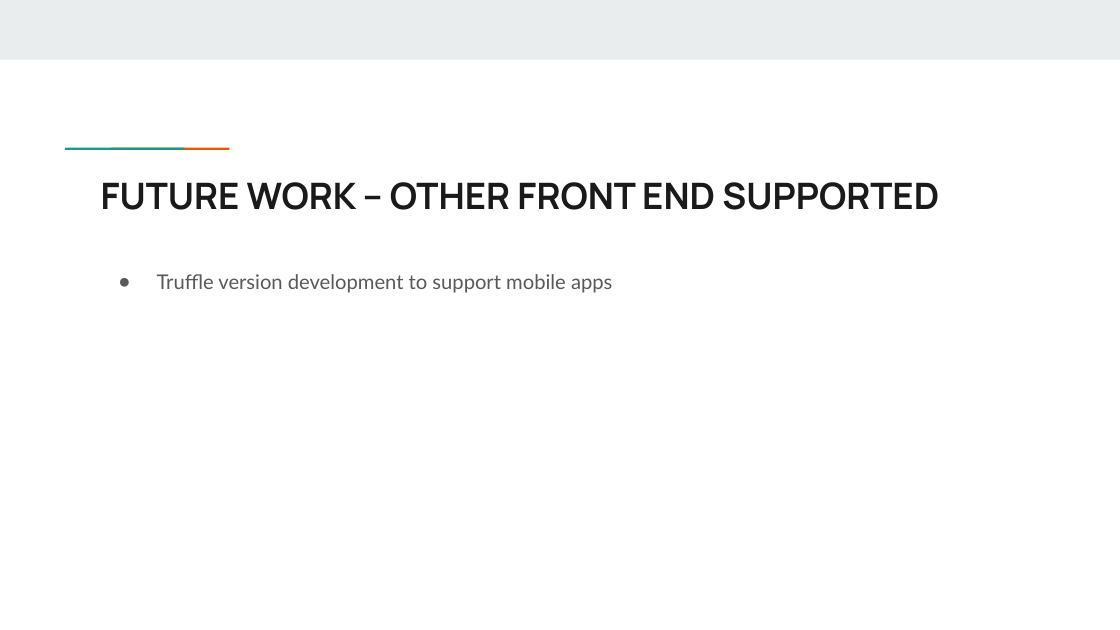
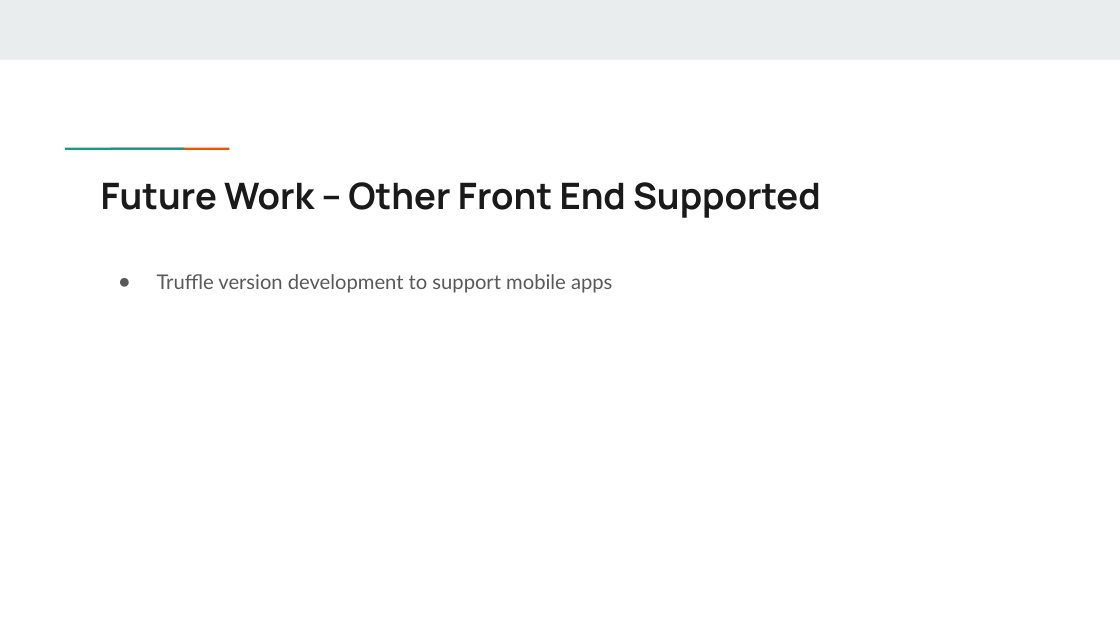
Before and after one commit to muhasenulhaque/Project-3-Group-1, a slide deck: slide 20 of Presentation on Decentralized Exchange.pptx. Drawn at 1120x630 pixels with LibreOffice and Linux fonts; fonts in the diff are those of the drawing. Boxes give left, top, right and bottom in pixels: in the first picture for what was removed or moved away, otherwise in the second. Text is boxed around its words. In the diff, an @@ line names an element or a change of style, - is before the commit and + after.

```diff
--- a/Presentation on Decentralized Exchange.pptx
+++ b/Presentation on Decentralized Exchange.pptx
@@ title at (x1=101, y1=182, x2=821, y2=218): text changed @@
-FUTURE WORK – OTHER FRONT END SUPPORTED
+Future Work – Other Front End Supported
```
Also in this commit, not shown: 11 other slides changed, 1 other file.
